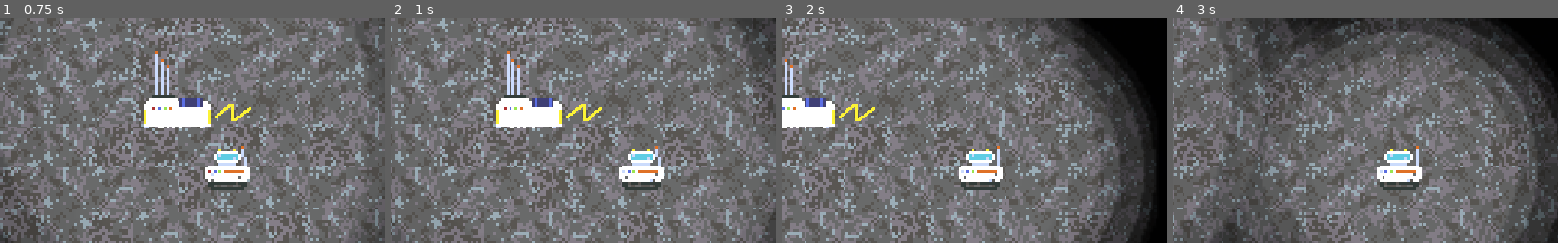
Above: before the commit, frames 1-4 (left to right).
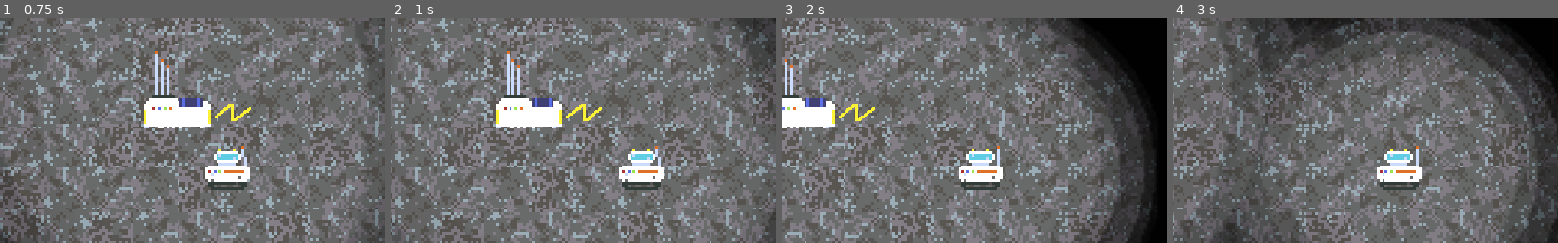
Above: after the commit, the same moments.

Repository: DanielDe8/Moonrunner
Game: Godot game, scene res://Scenes/Main.tscn
The game is run twice, just before and just after one commit, with the same random seed, the same clock (stepped at 60 frames per second) and the same inputs.
Inputs (mouse positions are % of the whole screen's width and height, from its top left):
- Up to frame 1 (0.75 s): tap Enter at 0.5 s; move the mouse to (75, 45) at 0.52 s; hold Right (right) from 0.53 s (still down); tap M at 0.6 s; click (75, 45) at 0.67 s
- Up to frame 2 (1 s): keep holding Right (right)
- Up to frame 3 (2 s): release Right (right) at 1.25 s; drag from (31, 55) to (81, 94) at 1.27 s
- Up to frame 4 (3 s): move the mouse to (62, 28) at 2.02 s; hold Right (right) 2.03-2.75 s; tap M at 2.1 s; drag from (47, 70) to (58, 85) at 2.77 s
The pictures show only the part of the screen within x 27-77%, y 17-67%; the shares and areas given below are measured in that part.

Frame 1 is identical in both runs. In frame 2, 0.1% of the frame differs, in the area x 60-70%, y 67-75%; in frame 3, 0.1%; in frame 4, less than 0.1%.

Commit message:
remove mining animation from player

Diff:
--- a/Scripts/player.gd
+++ b/Scripts/player.gd
@@ -11,10 +11,8 @@
 @export var idle_battery_consumption: float = 1.0
 @export var moving_battery_consumption: float = 3.0
 @export var warp_battery_consumption: float = 10.0
-@export var m_animation_name: StringName = &"default"
 
-var battery_life: float = max_battery_life
-var near_camp: bool = false
+var battery_life = max_battery_life
 
 var motion_timer = 0.0
 var stop_timer = 0.0
@@ -22,15 +20,11 @@
 
 @onready var camera: Camera2D = $Camera2D
 @onready var charging_area: Area2D = $"../Camp/ChargingArea"
-@onready var m_animation: AnimatedSprite2D = $MiningAnimation
 
 
 func _ready() -> void:
 	if camera != null:
 		target_zoom = camera.zoom.x
-
-	m_animation.stop()
-	m_animation.frame = 0
 
 
 func _unhandled_input(event: InputEvent) -> void:
@@ -44,14 +38,6 @@
 			target_zoom = clamp(target_zoom + zoom_step, min_zoom, max_zoom)
 		elif event.keycode == KEY_MINUS or event.keycode == KEY_KP_SUBTRACT:
 			target_zoom = clamp(target_zoom - zoom_step, min_zoom, max_zoom)
-		elif event.keycode == KEY_M and not event.echo:
-			play_mining()
-
-
-func play_mining() -> void:
-	if not m_animation.is_playing():
-		m_animation.play(m_animation_name)
-
 
 
 func get_input():
